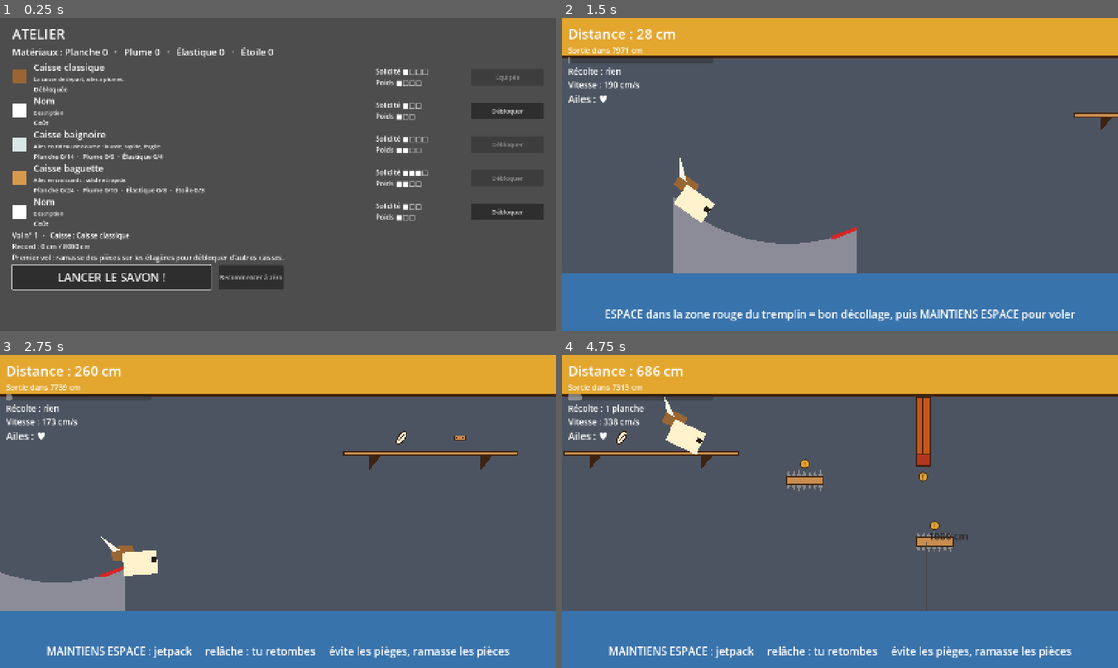
Above: before the commit, frames 1-4 (two rows, left to right).
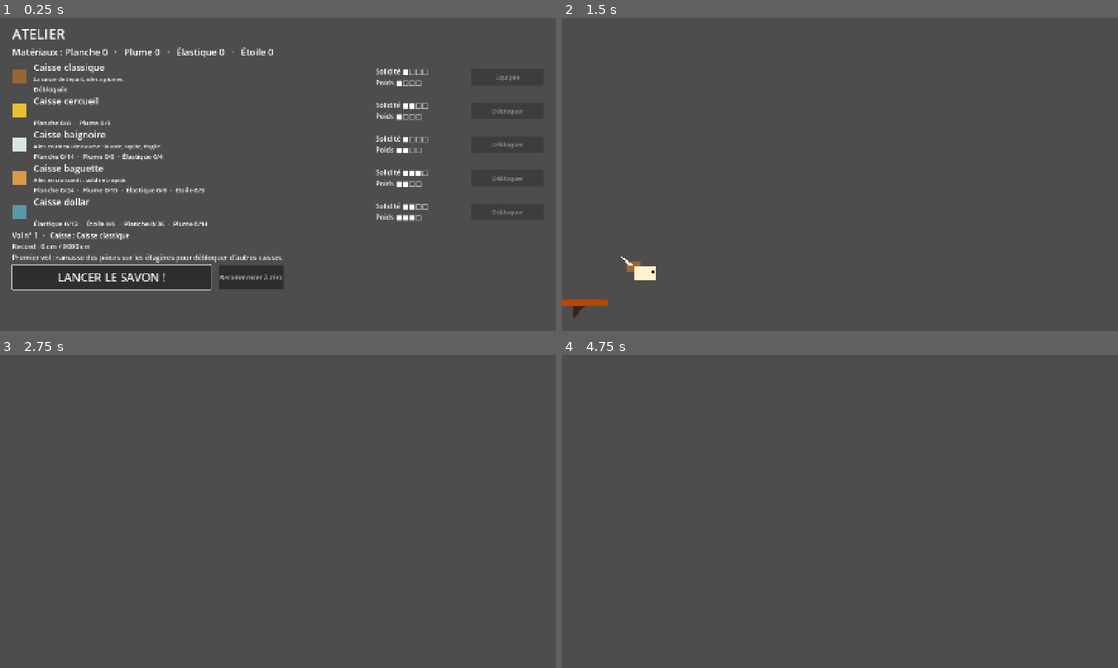
Above: after the commit, the same moments.

Repository: atostivint/LesAilesEtLaCaisse
Game: Godot game, scene res://scenes/atelier.tscn
Two runs of this game, one before a commit and one after it. Both use one fixed random seed, a clock stepped at 60 frames per second and the inputs below.
Inputs (mouse positions are in pixels of both pictures, inside the frame that each line leads up to):
- Up to frame 1 (0.25 s): no input
- Up to frame 2 (1.5 s): click "LANCER LE SAVON !" at 0.5 s; move the mouse to (962, 158) at 1.27 s; hold Space (thrust) from 1.28 s (still down); click (962, 158) at 1.42 s
- Up to frame 3 (2.75 s): move the mouse to (166, 527) at 2.02 s; release Space (thrust) at 2.03 s
- Up to frame 4 (4.75 s): move the mouse to (895, 442) at 2.77 s; hold Space (thrust) 2.78-4.28 s; move the mouse to (812, 574) at 3.52 s; click (812, 574) at 3.67 s; move the mouse to (1006, 558) at 4.27 s

The runs differ from the first frame. In frame 1, 1.2% of the frame differs, in the area x 2-94%, y 25-67%; in frame 2, 37%, in the area x 0-100%, y 0-100%; in frame 3, 36%; in frame 4, 35%.
Error before the commit: Invalid access to property or key 'color' on a base object of type 'Nil'. (res://scripts/crate_row.gd:25)

Commit message:
Use Godot physics engine and move level in level.tscn

Diff:
--- a/project.godot
+++ b/project.godot
@@ -11,7 +11,7 @@
 [application]
 
 config/name="LesAilesEtLaCaisse"
-run/main_scene="res://scenes/atelier.tscn"
+run/main_scene="uid://8jsfvk8pa6ry"
 config/features=PackedStringArray("4.7", "Forward Plus")
 config/icon="res://icon.svg"
 
--- a/scenes/atelier.tscn
+++ b/scenes/atelier.tscn
@@ -5,14 +5,16 @@
 [ext_resource type="Resource" path="res://data/crates/baguette.tres" id="c_baguette"]
 [ext_resource type="Resource" path="res://data/crates/baignoire.tres" id="c_baignoire"]
 [ext_resource type="Resource" path="res://data/crates/classique.tres" id="c_classique"]
-[ext_resource type="Resource" path="res://data/crates/crayon.tres" id="c_crayon"]
-[ext_resource type="Resource" path="res://data/crates/poisson.tres" id="c_poisson"]
+[ext_resource type="Resource" uid="uid://wklgwujstrxr" path="res://data/crates/cercueil.tres" id="c_crayon"]
+[ext_resource type="Resource" uid="uid://dbmtjf7qyh7w0" path="res://data/crates/dollar.tres" id="c_poisson"]
 
 [node name="Atelier" type="Control" unique_id=133071181]
 layout_mode = 3
 anchors_preset = 15
 anchor_right = 1.0
 anchor_bottom = 1.0
+grow_horizontal = 2
+grow_vertical = 2
 script = ExtResource("1_aq6v4")
 
 [node name="Margin" type="MarginContainer" parent="." unique_id=2021053165]
--- a/scenes/clous.tscn
+++ b/scenes/clous.tscn
@@ -2,6 +2,9 @@
 
 [ext_resource type="Script" path="res://scripts/obstacle.gd" id="1_obs"]
 [ext_resource type="PackedScene" path="res://scenes/warning_badge.tscn" id="2_badge"]
+
+[sub_resource type="RectangleShape2D" id="RectangleShape2D_clous"]
+size = Vector2(100, 26)
 
 [sub_resource type="StyleBoxFlat" id="Style_board"]
 bg_color = Color(0.788, 0.553, 0.31, 1)
@@ -11,12 +14,11 @@
 border_width_bottom = 4
 border_color = Color(0.243, 0.141, 0.071, 1)
 
-[node name="Clous" type="Control"]
-layout_mode = 3
-anchors_preset = 0
-offset_right = 100.0
-offset_bottom = 26.0
+[node name="Clous" type="CharacterBody2D"]
 script = ExtResource("1_obs")
+
+[node name="CollisionShape2D" type="CollisionShape2D" parent="."]
+shape = SubResource("RectangleShape2D_clous")
 
 [node name="Board" type="Panel" parent="."]
 layout_mode = 1
--- /dev/null
+++ b/scenes/level.gd
@@ -0,0 +1,17 @@
+extends Node2D
+
+@export var cruise_speed = 30000
+@export var gravity = 2000
+@export var jet_thrust = 4000
+
+@onready var soap = $Soap
+@onready var cam = $Camera2D
+
+func _ready() -> void:
+	soap.cruise_speed = cruise_speed
+	soap.gravity = gravity
+	soap.jet_thrust = jet_thrust
+
+
+func _physics_process(delta: float) -> void:
+	cam.position.x += soap.velocity.x * delta
--- /dev/null
+++ b/scenes/level.tscn
@@ -0,0 +1,17 @@
+[gd_scene format=3 uid="uid://cfk8hsvps53vg"]
+
+[ext_resource type="Script" uid="uid://do2cxnwqyse7o" path="res://scenes/level.gd" id="1_2q6dc"]
+[ext_resource type="PackedScene" uid="uid://5yrrq8pk76qm" path="res://scenes/soap.tscn" id="2_w7c3h"]
+[ext_resource type="PackedScene" uid="uid://b7ms8okbpn1jt" path="res://scenes/shelf.tscn" id="3_w8frs"]
+
+[node name="Level" type="Node2D" unique_id=1548918624]
+script = ExtResource("1_2q6dc")
+
+[node name="Soap" parent="." unique_id=674192252 instance=ExtResource("2_w7c3h")]
+position = Vector2(210, 661)
+
+[node name="Shelf" parent="." unique_id=1178975091 instance=ExtResource("3_w8frs")]
+position = Vector2(174, 737)
+
+[node name="Camera2D" type="Camera2D" parent="." unique_id=1352944768]
+position = Vector2(731, 409)
--- a/scenes/pince.tscn
+++ b/scenes/pince.tscn
@@ -2,6 +2,9 @@
 
 [ext_resource type="Script" path="res://scripts/obstacle.gd" id="1_obs"]
 [ext_resource type="PackedScene" path="res://scenes/warning_badge.tscn" id="2_badge"]
+
+[sub_resource type="RectangleShape2D" id="RectangleShape2D_pince"]
+size = Vector2(40, 160)
 
 [sub_resource type="StyleBoxFlat" id="Style_body"]
 bg_color = Color(0.784, 0.337, 0.106, 1)
@@ -19,12 +22,11 @@
 border_width_bottom = 4
 border_color = Color(0.243, 0.141, 0.071, 1)
 
-[node name="Pince" type="Control"]
-layout_mode = 3
-anchors_preset = 0
-offset_right = 40.0
-offset_bottom = 160.0
+[node name="Pince" type="CharacterBody2D"]
 script = ExtResource("1_obs")
+
+[node name="CollisionShape2D" type="CollisionShape2D" parent="."]
+shape = SubResource("RectangleShape2D_pince")
 
 [node name="Body" type="Panel" parent="."]
 layout_mode = 1
--- a/scenes/shelf.tscn
+++ b/scenes/shelf.tscn
@@ -2,19 +2,11 @@
 
 [ext_resource type="Script" uid="uid://e7j2cm5fc1x3" path="res://scripts/shelf.gd" id="1_shelf"]
 
-[sub_resource type="StyleBoxFlat" id="Style_plank"]
-bg_color = Color(0.788, 0.553, 0.31, 1)
-border_width_left = 4
-border_width_top = 4
-border_width_right = 4
-border_width_bottom = 4
-border_color = Color(0.243, 0.141, 0.071, 1)
+[node name="Shelf" type="StaticBody2D" unique_id=1763206019]
+script = ExtResource("1_shelf")
 
-[node name="Shelf" type="Panel" unique_id=1178975091]
-offset_right = 400.0
-offset_bottom = 14.0
-theme_override_styles/panel = SubResource("Style_plank")
-script = ExtResource("1_shelf")
+[node name="CollisionPolygon2D" type="CollisionPolygon2D" parent="." unique_id=1756378512]
+polygon = PackedVector2Array(1, 14, 401, 14, 400, 0, 1, -1)
 
 [node name="BracketLeft" type="Polygon2D" parent="." unique_id=1016831617]
 show_behind_parent = true
@@ -28,7 +20,6 @@
 color = Color(0.243, 0.141, 0.071, 1)
 polygon = PackedVector2Array(0, 0, 30, 0, 0, 36)
 
-[node name="RigidBody2D" type="RigidBody2D" parent="." unique_id=1202818719]
-
-[node name="CollisionPolygon2D" type="CollisionPolygon2D" parent="RigidBody2D" unique_id=1756378512]
-polygon = PackedVector2Array(1, 14, 401, 14, 400, 0, 1, -1)
+[node name="Polygon2D" type="Polygon2D" parent="." unique_id=2139453341]
+color = Color(0.7224448, 0.28029668, 0, 1)
+polygon = PackedVector2Array(1, -1, 1, 14, 401, 14, 399, 0)
--- /dev/null
+++ b/scenes/soap.gd
@@ -0,0 +1,19 @@
+extends CharacterBody2D
+
+var cruise_speed: float
+var gravity: float
+var jet_thrust: float
+
+func _ready() -> void:
+	velocity = Vector2(1, 1)
+
+func _physics_process(delta: float) -> void:
+	velocity += Vector2(0, gravity) * delta
+	velocity.x = cruise_speed * delta
+
+	if Input.is_action_just_pressed("thrust"):
+		velocity.y = 0
+	if Input.is_action_pressed("thrust"):
+		velocity.y -= jet_thrust * delta
+
+	move_and_slide()
--- a/scenes/soap.tscn
+++ b/scenes/soap.tscn
@@ -1,4 +1,9 @@
 [gd_scene format=3 uid="uid://5yrrq8pk76qm"]
+
+[ext_resource type="Script" uid="uid://b2fgre7yn5pks" path="res://scenes/soap.gd" id="1_3de1x"]
+
+[sub_resource type="RectangleShape2D" id="RectangleShape2D_soap"]
+size = Vector2(56, 38)
 
 [sub_resource type="Animation" id="Animation_blink"]
 resource_name = "blink"
@@ -22,8 +27,11 @@
 &"blink": SubResource("Animation_blink")
 }
 
-[node name="Soap" type="Node2D" unique_id=674192252]
-modulate = Color(1, 1, 1, 1)
+[node name="Soap" type="CharacterBody2D" unique_id=674192252]
+script = ExtResource("1_3de1x")
+
+[node name="CollisionShape2D" type="CollisionShape2D" parent="." unique_id=795917749]
+shape = SubResource("RectangleShape2D_soap")
 
 [node name="Crate" type="Polygon2D" parent="." unique_id=1679724855]
 color = Color(0.6, 0.4, 0.2, 1)
@@ -48,8 +56,3 @@
 
 [node name="AnimationPlayer" type="AnimationPlayer" parent="." unique_id=851107047]
 libraries/ = SubResource("AnimationLibrary_soap")
-
-[node name="CharacterBody2D" type="CharacterBody2D" parent="." unique_id=1732252205]
-
-[node name="CollisionPolygon2D" type="CollisionPolygon2D" parent="CharacterBody2D" unique_id=795917749]
-polygon = PackedVector2Array(-27, -19, -28, 20, 27, 19, 27, -19)
--- a/scenes/vol.tscn
+++ b/scenes/vol.tscn
@@ -73,6 +73,7 @@
 script = ExtResource("4_course")
 
 [node name="Soap" parent="World" unique_id=1752697870 instance=ExtResource("3_soap")]
+position = Vector2(516.99994, -170.00002)
 scale = Vector2(1.6, 1.6)
 
 [node name="Markers" type="Node2D" parent="World" unique_id=684312175]
--- a/scripts/atelier.gd
+++ b/scripts/atelier.gd
@@ -43,7 +43,7 @@
 
 
 func _on_launch() -> void:
-	get_tree().change_scene_to_file("res://scenes/vol.tscn")
+	get_tree().change_scene_to_file("res://scenes/level.tscn")
 
 
 func _on_reset() -> void:
--- a/scripts/course_view.gd
+++ b/scripts/course_view.gd
@@ -9,7 +9,7 @@
 const CLOUS := preload("res://scenes/clous.tscn")
 const PICKUP := preload("res://scenes/pickup.tscn")
 
-var _pickups: Array[Node2D] = []   # même ordre que course.pickups
+var _pickups: Array[Node2D] = [] # même ordre que course.pickups
 var _shelf_count := 0
 var _obstacle_count := 0
 
@@ -23,7 +23,7 @@
 	_shelf_count = course.shelves.size()
 	for i in range(_obstacle_count, course.obstacles.size()):
 		var o := course.obstacles[i]
-		var obstacle: Control = (PINCE if o["kind"] == Course.KIND_PINCE else CLOUS).instantiate()
+		var obstacle: Node2D = (PINCE if o["kind"] == Course.KIND_PINCE else CLOUS).instantiate()
 		add_child(obstacle)
 		obstacle.setup(_rect_px(tuning, o["rect"]))
 	_obstacle_count = course.obstacles.size()
--- a/scripts/flight_sim.gd
+++ /dev/null
@@ -1,164 +0,0 @@
-class_name FlightSim
-extends RefCounted
-## Simulation PURE du vol (aucun nœud Godot) : on lui donne les stats de la caisse et le parcours,
-## puis on appelle step() à chaque image. Elle sert au jeu ET au script d'équilibrage.
-##
-## Repère : x vers la droite, y vers le HAUT (altitude au-dessus de l'eau), en mètres.
-## Phases : RAMP (piste) -> AIR (vol au jetpack) -> STOPPED (tombé dans l'eau) ; ou EXIT (ligne d'arrivée).
-
-enum Phase { RAMP, AIR, STOPPED, EXIT }
-
-var phase: Phase = Phase.RAMP
-var x := 0.0
-var y := 0.0
-var vx := 0.0
-var vy := 0.0
-var s := 0.0                # position le long de la piste (m)
-var ramp_speed := 0.0
-var perfect_takeoff := false
-var thrusting := false      # le jetpack souffle (pour la flamme)
-var wings := 0              # ailes (plumes) restantes
-var max_wings := 0
-var broken := false         # plus d'ailes : le jetpack ne marche plus, le savon tombe
-var invuln := 0.0           # temps d'invulnérabilité restant après un piège
-var hits := 0               # pièges touchés
-var hit_flag := false       # vrai pendant l'image où un piège vient d'être touché
-var time := 0.0
-var collected := {}         # matériau -> quantité ramassée pendant ce vol
-var taken: PackedByteArray  # une case par pièce du parcours (1 = ramassée), qui grandit avec lui
-var new_pickups: Array[int] = []   # indices des pièces ramassées pendant la dernière image
-
-var t: Tuning
-var course: Course
-var _cruise := 13.0
-var _gravity := 24.0
-var _mu := 0.1
-
-
-func _init(stats: Dictionary, tuning: Tuning, course_data: Course) -> void:
-	t = tuning
-	course = course_data
-	ramp_speed = stats["v0"]
-	_cruise = stats["cruise"]
-	_gravity = stats["gravity"]
-	_mu = stats["mu"]
-	wings = stats["wings"]
-	max_wings = wings
-	var p := t.ramp_point(0.0)
-	x = p.x
-	y = p.y
-
-
-# --- Simulation --------------------------------------------------------------
-
-func step(dt: float, thrust_held: bool, tap: bool) -> void:
-	## thrust_held : le joueur maintient la touche de jetpack. tap : la touche vient d'être pressée.
-	hit_flag = false
-	new_pickups.clear()
-	if phase == Phase.RAMP:
-		_step_ramp(dt, tap)
-	elif phase == Phase.AIR:
-		_step_air(dt, thrust_held)
-	time += dt
-
-
-func _step_ramp(dt: float, tap: bool) -> void:
-	# La pente tire le savon, le frottement le retient.
-	var slope := t.ramp_slope(s)
-	var accel := -t.gravity * sin(slope) - _mu * t.gravity * cos(slope)
-	ramp_speed = maxf(ramp_speed + accel * dt, t.min_ramp_speed)
-	# Bon décollage : un appui dans les derniers mètres du tremplin = coup de reins.
-	if tap and not perfect_takeoff and s >= t.ramp_len - t.takeoff_window:
-		perfect_takeoff = true
-		ramp_speed += t.takeoff_bonus
-	s += ramp_speed * dt
-	if s >= t.ramp_len:
-		_take_off()
-		return
-	var p := t.ramp_point(s)
-	x = p.x
-	y = p.y
-
-
-func _take_off() -> void:
-	var p := t.ramp_point(t.ramp_len)
-	var b := t.ramp_slope(t.ramp_len)
-	x = p.x
-	y = p.y
-	vx = ramp_speed * cos(b)
-	vy = ramp_speed * sin(b)
-	phase = Phase.AIR
-
-
-func _step_air(dt: float, thrust_held: bool) -> void:
-	# Jetpack : on maintient pour monter, on relâche pour retomber.
-	thrusting = thrust_held and not broken
-	var ay := -_gravity + (t.jet_thrust if thrusting else 0.0)
-	vy = clampf(vy + ay * dt, -t.fall_max, t.rise_max)
-	# Le défilement rejoint doucement sa vitesse de croisière (élan de la piste, puis poids de la caisse).
-	vx = move_toward(vx, _cruise, t.speed_ease * dt)
-	x += vx * dt
-	y += vy * dt
-	# Le plafond (le meuble) arrête la montée sans faire de mal.
-	if y > t.ceiling:
-		y = t.ceiling
-		vy = minf(vy, 0.0)
-	invuln = maxf(0.0, invuln - dt)
-
-	_collect()
-	_check_obstacles()
-
-	if x >= t.door_x:
-		x = t.door_x
-		phase = Phase.EXIT
-	elif y <= 0.0:
-		y = 0.0
-		phase = Phase.STOPPED
-
-
-func _collect() -> void:
-	var r := t.soap_radius + 0.8
-	taken.resize(course.pickups.size())  # le parcours reçoit de nouvelles pièces pendant le vol
-	for i in course.pickups.size():
-		if is_taken(i):
-			continue
-		var pos: Vector2 = course.pickups[i]["pos"]
-		if pos.x < x - 4.0:
-			continue
-		if pos.x > x + 4.0:
-			break  # les pièces sont rangées de gauche à droite
-		if Vector2(x, y).distance_to(pos) <= r:
-			taken[i] = 1
-			var mat: String = course.pickups[i]["mat"]
-			collected[mat] = int(collected.get(mat, 0)) + 1
-			new_pickups.append(i)
-
-
-func _check_obstacles() -> void:
-	if invuln > 0.0:
-		return
-	var c := Vector2(x, y)
-	for o in course.obstacles:
-		var rect: Rect2 = o["rect"]
-		if rect.position.x > x + 6.0:
-			continue
-		if rect.end.x < x - 6.0:
-			continue
-		if Course.circle_hits_rect(c, t.soap_radius, rect):
-			wings = maxi(0, wings - 1)
-			hits += 1
-			hit_flag = true
-			invuln = t.invuln_time
-			if wings == 0:
-				broken = true
-			return
-
-
-func is_taken(pickup_index: int) -> bool:
-	return pickup_index < taken.size() and taken[pickup_index] == 1
-
-
-func speed() -> float:
-	if phase == Phase.RAMP:
-		return ramp_speed
-	return sqrt(vx * vx + vy * vy)
--- a/scripts/hud.gd
+++ b/scripts/hud.gd
@@ -17,15 +17,8 @@
 @onready var return_label: Label = %ReturnLabel
 
 
-func update_run(sim: FlightSim, tuning: Tuning) -> void:
-	distance_label.text = "Distance : %s" % tuning.cm(sim.x)
-	exit_label.text = "Sortie dans %s" % tuning.cm(maxf(0.0, tuning.door_x - sim.x))
-	progress.max_value = tuning.door_x
-	progress.value = sim.x
-	collected_label.text = "Récolte : %s" % tuning.collected_text(sim.collected)
-	speed_label.text = "Vitesse : %s" % tuning.cm_speed(sim.speed())
-	wings_label.text = "Ailes : %s" % ("♥".repeat(sim.wings) + "♡".repeat(sim.max_wings - sim.wings))
-
+func update_run( tuning: Tuning) -> void:
+	pass
 
 func set_hint(text: String) -> void:
 	hint_label.text = text
--- a/scripts/obstacle.gd
+++ b/scripts/obstacle.gd
@@ -1,8 +1,13 @@
-extends Control
+extends CharacterBody2D
 ## Racine des obstacles (pince.tscn, clous.tscn) : le dessin est dans la scène,
 ## ce script ne fait que mettre la boîte à la taille de la zone qui blesse.
+
+@onready var collision: CollisionShape2D = $CollisionShape2D
 
 
 func setup(rect_px: Rect2) -> void:
 	position = rect_px.position
-	size = rect_px.size
+	var shape := RectangleShape2D.new()
+	shape.size = rect_px.size
+	collision.shape = shape
+	collision.position = rect_px.size * 0.5
--- a/scripts/shelf.gd
+++ b/scripts/shelf.gd
@@ -1,9 +1,9 @@
-extends Panel
+extends StaticBody2D
 ## Une étagère (shelf.tscn) : la planche est à la largeur voulue, les deux équerres restent près des bouts.
 
 
 func setup(top_left: Vector2, plank_size: Vector2) -> void:
 	position = top_left
-	size = plank_size
+	#size = plank_size
 	$BracketLeft.position = Vector2(plank_size.x * 0.15, plank_size.y)
 	$BracketRight.position = Vector2(plank_size.x * 0.85 - 30.0, plank_size.y)
--- a/scripts/vol.gd
+++ b/scripts/vol.gd
@@ -39,7 +39,6 @@
 @export var test_crate := ""
 
 var state: State = State.READY
-var sim: FlightSim
 var tuning: Tuning
 var course: Course
 var result := {}
@@ -60,7 +59,7 @@
 	tuning = GameState.tuning
 	var crate_id: String = test_crate if test_crate != "" else GameState.equipped
 	course = Course.new(tuning, tuning.course_seed)
-	sim = FlightSim.new(tuning.stats_for(crate_id), tuning, course)
+
 	($World/Soap/Crate as Polygon2D).color = tuning.crate(crate_id).color
 	spawn_timer.wait_time = tuning.spawn_interval
 	_spawn_segment(tuning.course_start)  # le premier tronçon est déjà là quand le savon attend en haut de la piste
@@ -113,34 +112,15 @@
 func _physics_process(dt: float) -> void:
 	if state != State.RUN:
 		return
-	var was_perfect := sim.perfect_takeoff
-	var was_phase := sim.phase
-	sim.step(dt, Input.is_action_pressed("thrust"), Input.is_action_just_pressed("thrust"))
-	if sim.hit_flag:
-		_shake(1.0)  # piège touché
-		blink.play("blink")
-	if sim.invuln <= 0.0 and blink.is_playing():
-		blink.stop()
-		soap.modulate = Color.WHITE
-	if not sim.new_pickups.is_empty():
-		_shake(0.15)  # petite tape quand on ramasse une pièce
-		course_view.collect(sim.new_pickups)
-	if was_phase == FlightSim.Phase.RAMP and sim.phase == FlightSim.Phase.AIR:
-		_shake(0.6)  # décollage
-	if sim.perfect_takeoff and not was_perfect:
-		hud.show_popup("BON DÉCOLLAGE ! +%s" % tuning.cm_speed(tuning.takeoff_bonus), 1.6)
-	if sim.phase >= FlightSim.Phase.STOPPED:
-		_finish()
 
 
 func _finish() -> void:
-	result = GameState.apply_result(sim.x, sim.phase == FlightSim.Phase.EXIT, sim.collected)
+
 	state = State.RESULT
 	spawn_timer.stop()
 	blink.stop()
 	soap.modulate = Color.WHITE
-	if sim.phase == FlightSim.Phase.STOPPED:
-		_shake(1.0)  # plouf
+
 	hud.show_result(_result_text())
 	return_delay.start()  # le message « ENTRÉE » n'apparaît (et l'écran ne se quitte) qu'après ce délai
 
@@ -151,7 +131,7 @@
 
 func _on_spawn_timer_timeout() -> void:
 	## Un nouveau tronçon (étagère, pièces, obstacle) apparaît devant le savon.
-	_spawn_segment(sim.x + tuning.spawn_ahead)
+	pass
 
 
 func _spawn_segment(from_x: float) -> void:
@@ -176,20 +156,17 @@
 
 func _update_visuals() -> void:
 	# Savon : position et rotation (y de l'écran va vers le bas, donc rotation inversée).
-	var p := tuning.to_px(sim.x, sim.y)
-	var on_ramp := sim.phase == FlightSim.Phase.RAMP
+
 	# En vol, le centre du savon = le point de collision ; sur la piste, il est un peu au-dessus.
-	soap.position = p - Vector2(0, soap_lift if on_ramp else 0.0)
+
 	# Sur la piste le savon suit la pente ; en vol son nez suit la montée / la descente, adouci.
-	soap.rotation = -tuning.ramp_slope(sim.s) if on_ramp else -atan2(sim.vy, maxf(sim.vx, 1.0)) * 0.6
-	flame.visible = sim.thrusting and state == State.RUN
+
 
 	# Caméra : suit le savon en x ; en y le couloir (eau -> plafond) reste entier à l'écran.
 	# Le lissage est celui de la Camera2D (réglé dans vol.tscn).
-	cam.position = Vector2(p.x + cam_lead + sim.speed() * cam_speed_lead, -tuning.ceiling * tuning.ppm * 0.5 + 20.0)
+
 	cam.offset = Vector2(randf_range(-1.0, 1.0), randf_range(-1.0, 1.0)) * shake_strength * shake
 
-	hud.update_run(sim, tuning)
 	hud.set_hint(_hint())
 
 
@@ -198,15 +175,12 @@
 		State.READY:
 			return "ESPACE : lâcher le savon   (Échap : atelier)"
 		State.RUN:
-			if sim.phase == FlightSim.Phase.RAMP:
-				return "ESPACE dans la zone rouge du tremplin = bon décollage, puis MAINTIENS ESPACE pour voler"
 			return "MAINTIENS ESPACE : jetpack     relâche : tu retombes     évite les pièges, ramasse les pièces"
 	return ""
 
 
 func _result_text() -> String:
 	var lines: Array[String] = []
-	lines.append("LIGNE D'ARRIVÉE !" if result["door"] else ("PLOUF !" if not sim.broken else "PLUS D'AILES !"))
 	lines.append(tuning.cm(float(result["distance"])))
 	if result["record"]:
 		lines.append("NOUVEAU RECORD !")
Not shown, added: docs/design/carrelage.svg.import
Not shown, added: scenes/level.gd.uid
Not shown, added: scenes/soap.gd.uid
Not shown, removed: scripts/flight_sim.gd.uid
